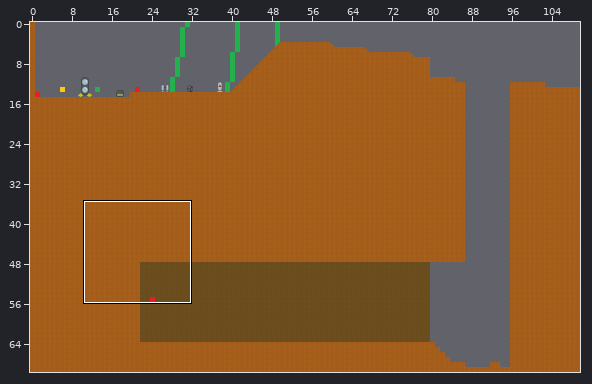
Level history. Tiled map: static/maps/world.tmx. The first picture is a wide view before the edit; the outline marks the close-up.
Close-up. Old version:
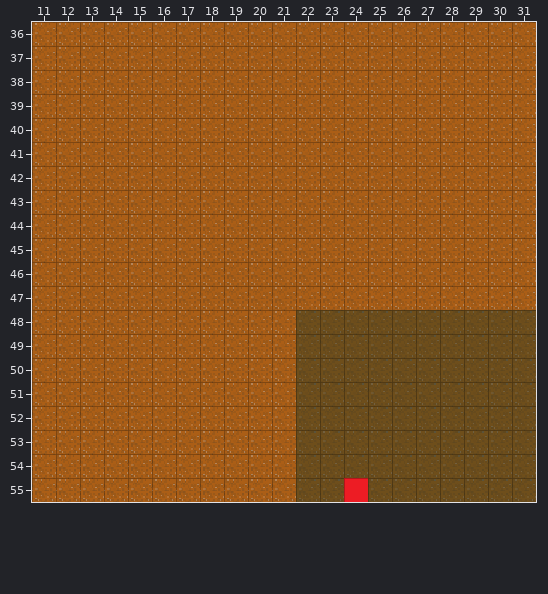
Cells are 16x16 px. Shown: x 11..31, y 36..55. The commit also changed other parts of the map, which this record leaves out.
The result:
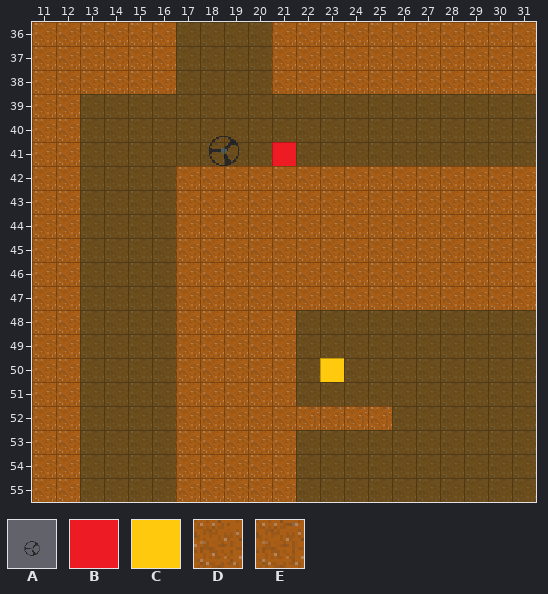
Key: from "big_tiles": A 2; from "tiles": B 0, C 1, D 3, E 6.
_ is an empty cell, . an unchanged one.
Objects are placed by their top-left corner, in cells (3,4 is the top-left corner of cell 3,4); size is 1x1 cell unless given.
Change:
--- layer "followers"
+C at 23,50
--- layer "items"
-(outside this view)
+A "steeringwheel" at 17,39 size 4x4
--- layer "checkpoints"
+B "checkpoint" at 21,41
-B "checkpoint" at 24,55
--- layer "physical"
@@ x 13..31 @@
-36 ....DDDD...........
-37 ....DDDD...........
-38 ....DDDD...........
-39 DDDDDDDDDDDDDDDDDDD
-40 DDDDDDDDDDDDDDDDDDD
-41 DDDDDDDDDDDDDDDDDDD
-42 DDDD...............
-43 DDDD...............
-44 DDDD...............
-45 DDDD...............
-46 DDDD...............
-47 DDDD...............
-48 DDDD...............
-49 DDDD...............
-50 DDDD...............
-51 DDDD...............
-52 DDDD.....____......
-53 DDDD...............
-54 DDDD...............
-55 DDDD...............
+36 ....____...........
+37 ....____...........
+38 ....____...........
+39 ___________________
+40 ___________________
+41 ___________________
+42 ____...............
+43 ____...............
+44 ____...............
+45 ____...............
+46 ____...............
+47 ____...............
+48 ____...............
+49 ____...............
+50 ____...............
+51 ____...............
+52 ____.....EEEE......
+53 ____...............
+54 ____...............
+55 ____...............
